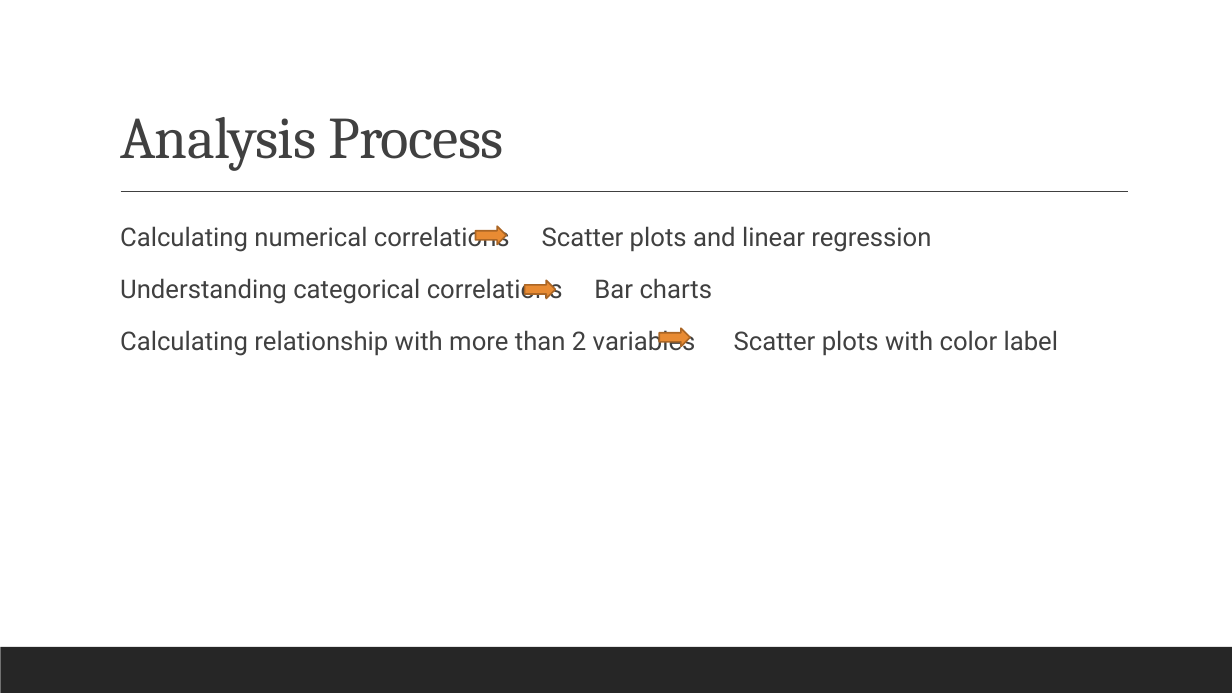
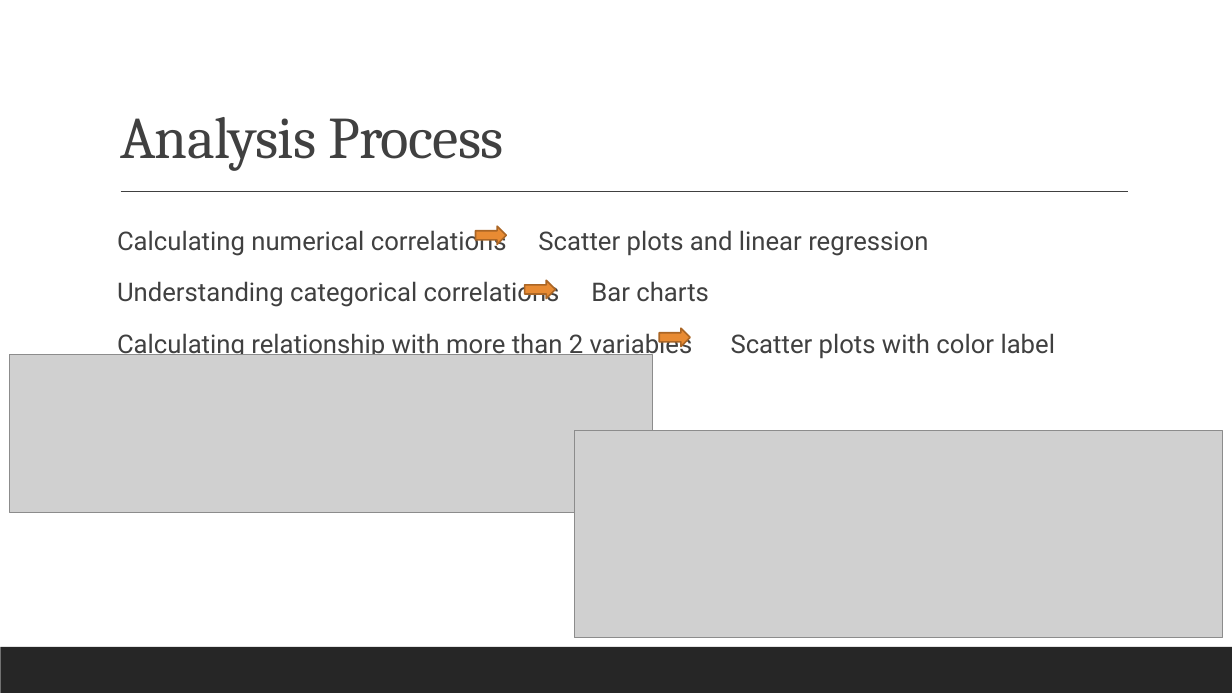
Before and after one commit to reginesgit/Factors-Contributing-to-a-Countrys-Happiness, a slide deck: slide 9 of Anaconda_Results_Presentation.pptx (slide 8 before the commit). Drawn at 1232x693 pixels with LibreOffice and Linux fonts; fonts in the diff are those of the drawing; grey boxes stand for pictures. Boxes give left, top, right and bottom in pixels: in the first picture for what was removed or moved away, otherwise in the second. Text is boxed around its words. In the diff, an @@ line names an element or a change of style, - is before the commit and + after.

```diff
--- a/Anaconda_Results_Presentation.pptx
+++ b/Anaconda_Results_Presentation.pptx
@@ text "Calculating numerical correlations Scatter plots ...": place and size @@
-text "Calculating numerical correlations Scatter plots ..." at box(120, 225, 1058, 356)
+text "Calculating numerical correlations Scatter plots ..." at box(117, 226, 1055, 360)
@@ picture added at box(9, 355, 653, 513) @@
@@ picture added at box(575, 431, 1224, 638) @@
```
Also in this commit, not shown: 3 other slides changed, 1 slide added, 2 other files.
